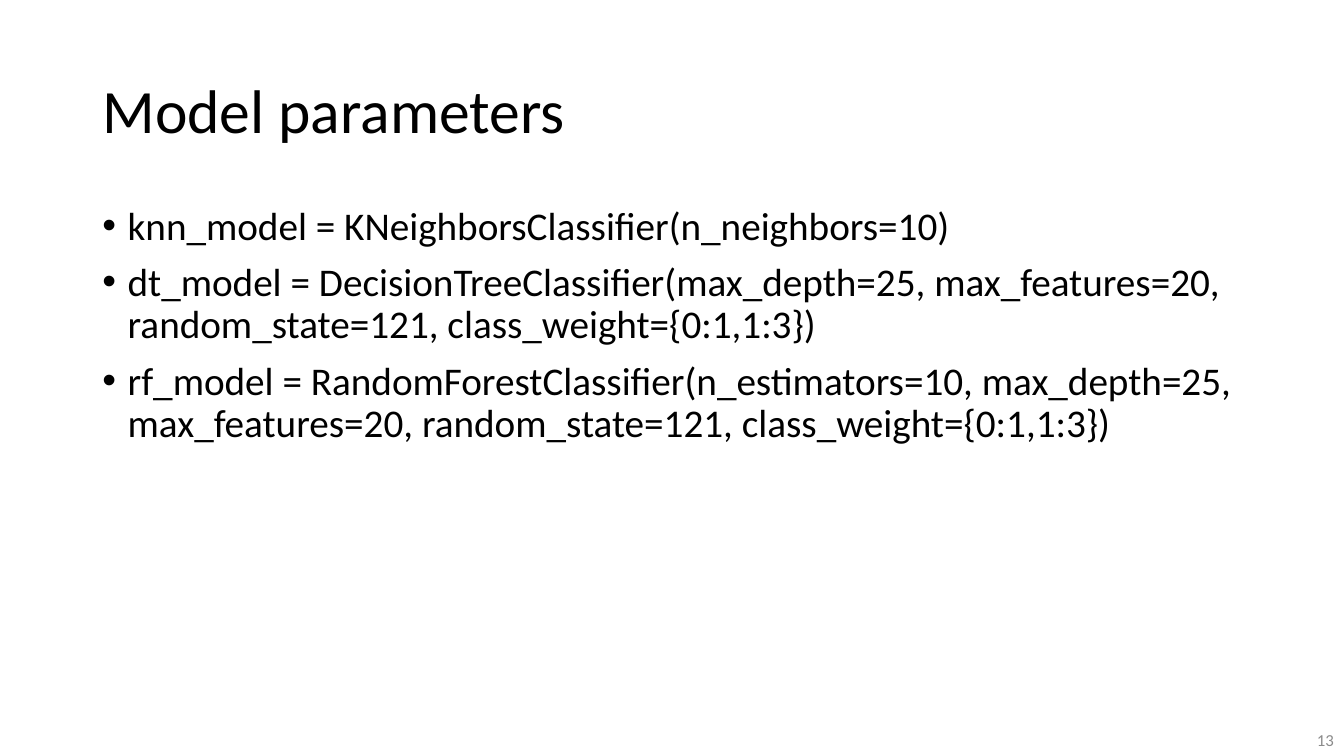
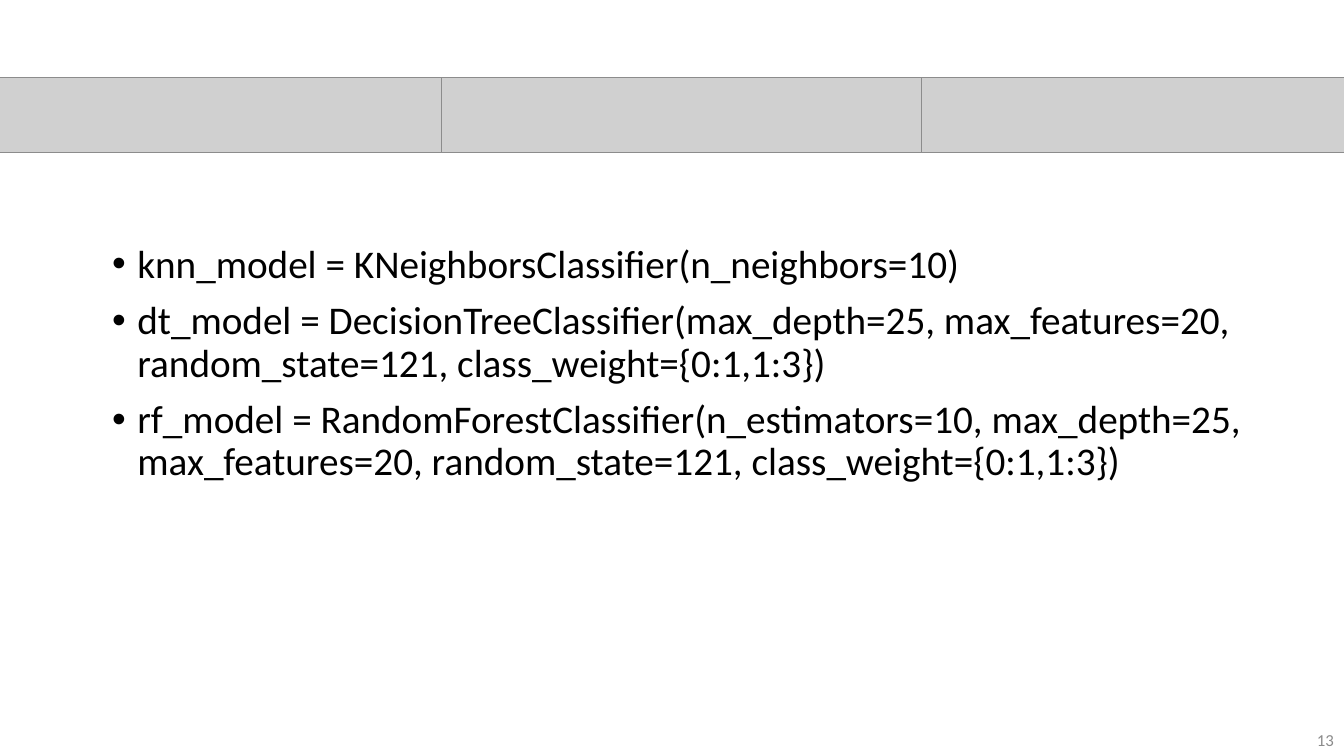
Before and after one commit to nkinnaird/GeneticVariantClassification, a slide deck: slide 13 of Presentation/GeneticVariantClassificationPres.pptx. Drawn at 1344x756 pixels with LibreOffice and Linux fonts; fonts in the diff are those of the drawing; grey boxes stand for pictures. Boxes give left, top, right and bottom in pixels: in the first picture for what was removed or moved away, otherwise in the second. Text is boxed around its words. In the diff, an @@ line names an element or a change of style, - is before the commit and + after.

```diff
--- a/Presentation/GeneticVariantClassificationPres.pptx
+++ b/Presentation/GeneticVariantClassificationPres.pptx
@@ picture added at (x1=0, y1=77, x2=442, y2=153) @@
@@ picture added at (x1=442, y1=77, x2=922, y2=153) @@
@@ picture added at (x1=922, y1=77, x2=1344, y2=153) @@
@@ title removed at (x1=102, y1=90, x2=565, y2=143) @@
-Model parameters
@@ text "knn_model = KNeighborsClassifier(n_neighbors=10)" moved from (x1=128, y1=211, x2=1231, y2=444) to (x1=137, y1=249, x2=1241, y2=482) @@
```
Also in this commit, not shown: 9 other slides changed, 4 slides added, 4 slides removed, 1 other file.
